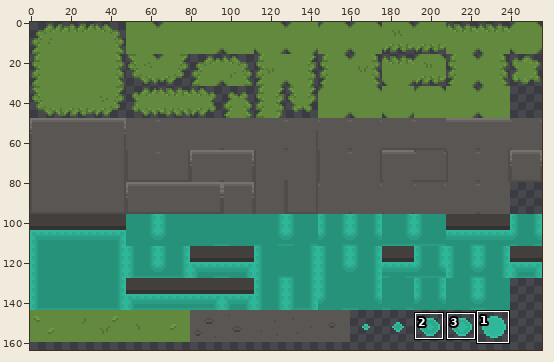
File history of a sprite sheet, Assets/Sprites/Enviroment/Tilesets/GenTileset.png. The first picture is a wide view before the edit; the outline marks the close-up.
Close-up. As it was:
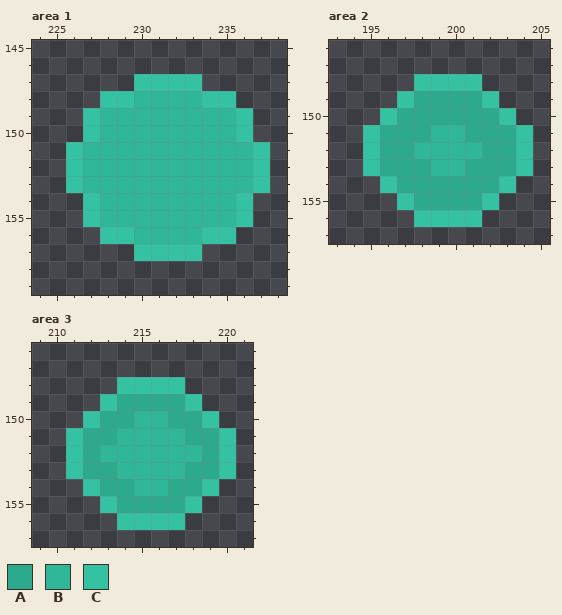
The file is 256x256 pixels. Colours within 5 levels of each other are drawn and written as one. Shown: area 1: x 224..238, y 145..159; area 2: x 193..205, y 146..157; area 3: x 209..221, y 146..157. The wide view leaves out empty margins. The commit also changed other parts of the picture, which this record leaves out.
Palette (. is transparent): A #2daa8e  B #30b698  C #34c2a2
After:
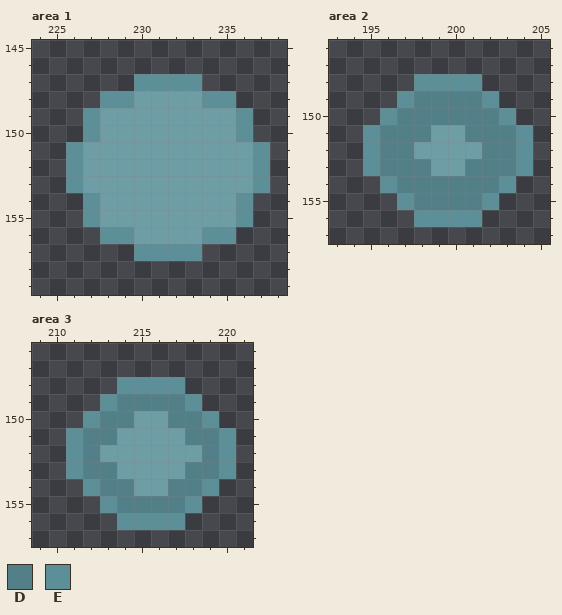
Colours new in this view: D #538088  E #5d8f98
Difference:
{"colour":"B","old":"#30b698","new":"#6e9da6"}
{"where": "area 1"}
{"y":147,"x":230,"old":"CCCC","new":"EEEE"}
{"y":148,"x":228,"old":"CC","new":"EE"}
{"y":148,"x":234,"old":"CC","new":"EE"}
{"y":149,"x":227,"old":"C","new":"E"}
{"y":149,"x":236,"old":"C","new":"E"}
{"y":150,"x":227,"old":"C","new":"E"}
{"y":150,"x":236,"old":"C","new":"E"}
{"y":151,"x":226,"old":"C","new":"E"}
{"y":151,"x":237,"old":"C","new":"E"}
{"y":152,"x":226,"old":"C","new":"E"}
{"y":152,"x":237,"old":"C","new":"E"}
{"y":153,"x":226,"old":"C","new":"E"}
{"y":153,"x":237,"old":"C","new":"E"}
{"y":154,"x":227,"old":"C","new":"E"}
{"y":154,"x":236,"old":"C","new":"E"}
{"y":155,"x":227,"old":"C","new":"E"}
{"y":155,"x":236,"old":"C","new":"E"}
{"y":156,"x":228,"old":"CC","new":"EE"}
{"y":156,"x":234,"old":"CC","new":"EE"}
{"y":157,"x":230,"old":"CCCC","new":"EEEE"}
{"where": "area 2"}
{"y":148,"x":198,"old":"CCCC","new":"EEEE"}
{"y":149,"x":197,"old":"CAAAAC","new":"EDDDDE"}
{"y":150,"x":196,"old":"CAAAAAAC","new":"EDDDDDDE"}
{"y":151,"x":195,"old":"CAAA","new":"EDDD"}
{"y":151,"x":201,"old":"AAAC","new":"DDDE"}
{"y":152,"x":195,"old":"CAA","new":"EDD"}
{"y":152,"x":202,"old":"AAC","new":"DDE"}
{"y":153,"x":195,"old":"CAAA","new":"EDDD"}
{"y":153,"x":201,"old":"AAAC","new":"DDDE"}
{"y":154,"x":196,"old":"CAAAAAAC","new":"EDDDDDDE"}
{"y":155,"x":197,"old":"CAAAAC","new":"EDDDDE"}
{"y":156,"x":198,"old":"CCCC","new":"EEEE"}
{"where": "area 3"}
{"y":148,"x":214,"old":"CCCC","new":"EEEE"}
{"y":149,"x":213,"old":"CAAAAC","new":"EDDDDE"}
{"y":150,"x":212,"old":"CAA","new":"EDD"}
{"y":150,"x":217,"old":"AAC","new":"DDE"}
{"y":151,"x":211,"old":"CAA","new":"EDD"}
{"y":151,"x":218,"old":"AAC","new":"DDE"}
{"y":152,"x":211,"old":"CA","new":"ED"}
{"y":152,"x":219,"old":"AC","new":"DE"}
{"y":153,"x":211,"old":"CAA","new":"EDD"}
{"y":153,"x":218,"old":"AAC","new":"DDE"}
{"y":154,"x":212,"old":"CAA","new":"EDD"}
{"y":154,"x":217,"old":"AAC","new":"DDE"}
{"y":155,"x":213,"old":"CAAAAC","new":"EDDDDE"}
{"y":156,"x":214,"old":"CCCC","new":"EEEE"}
{"label":"changed","picture_box":[66,74,270,261]}
{"label":"changed","picture_box":[363,74,533,227]}
{"label":"changed","picture_box":[66,377,236,530]}
